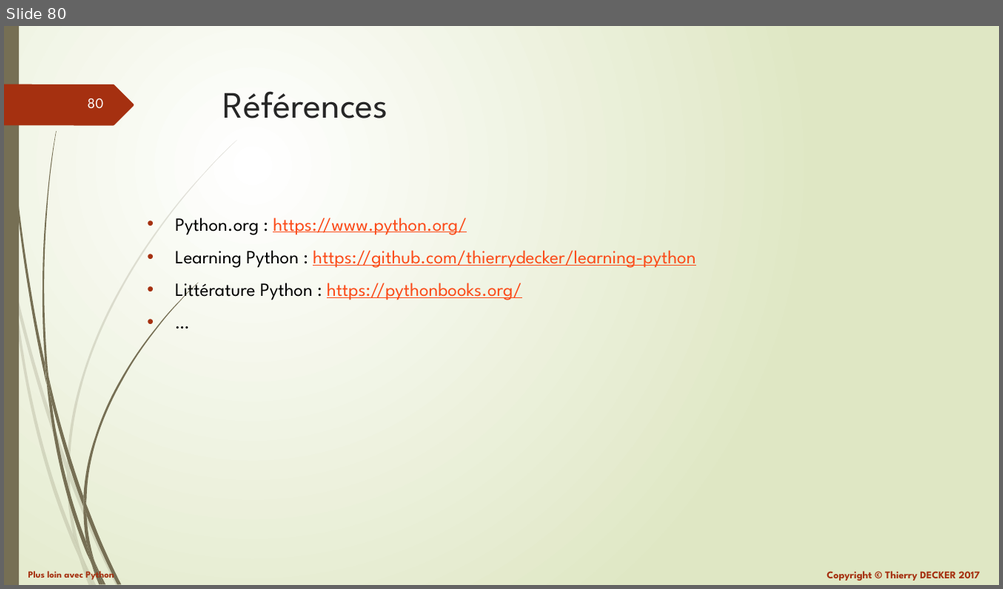
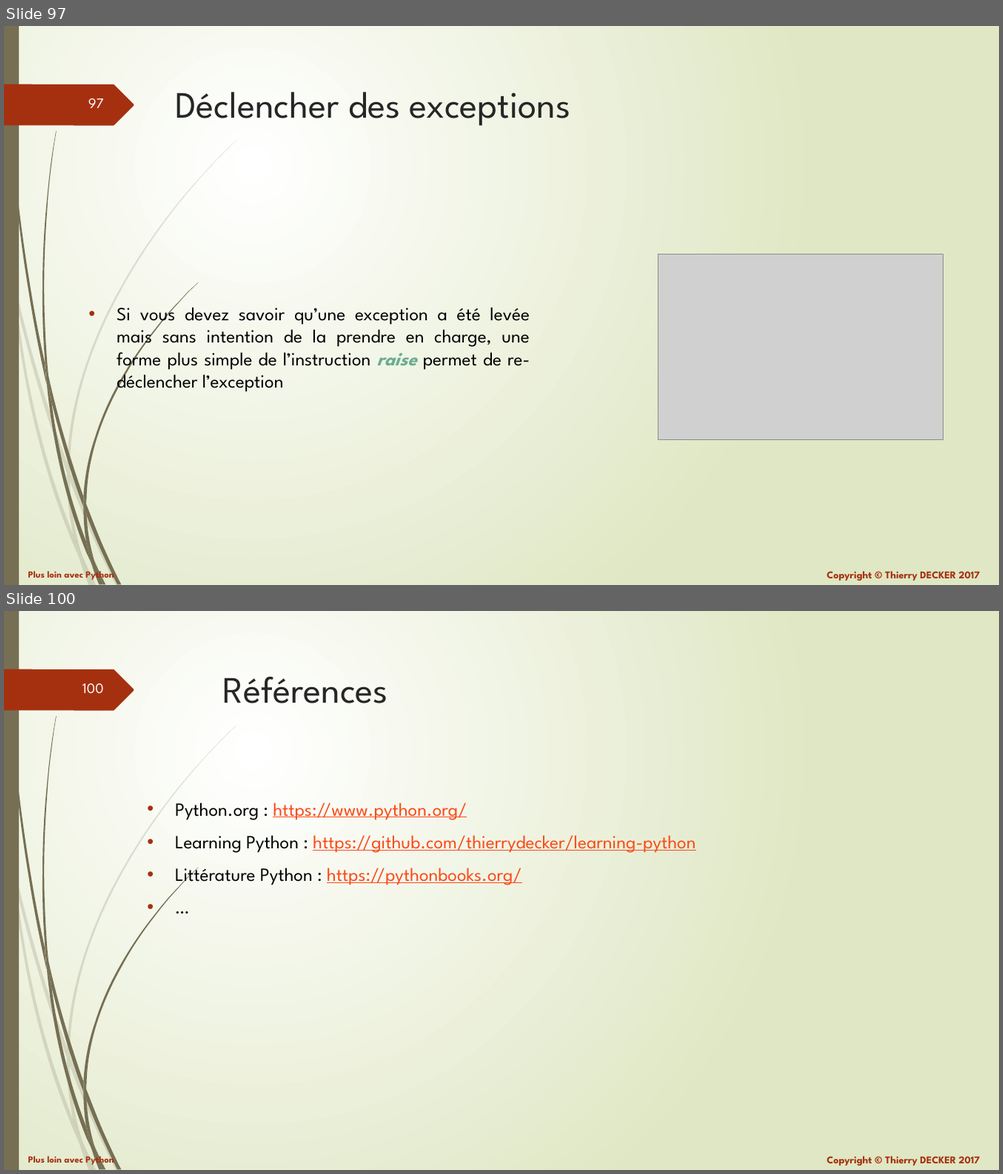
Before and after one commit to VikmanTheRacoon/learning-python, a slide deck: documentations/python-102.pptx. Shown one above the other, each under a label of ours: slide 80 before the commit, slides 97 and 100 after it; the slides between them are not shown. The pictures are 1003x589 and 1003x1174 pixels, drawn with LibreOffice and Linux fonts; fonts in the diff are those of the drawing; grey boxes stand for pictures. Boxes give left, top, right and bottom in pixels: in the first picture for what was removed or moved away, otherwise in the second. Text is boxed around its words. In the diff, an @@ line names an element or a change of style, - is before the commit and + after.

```diff
--- a/documentations/python-102.pptx
+++ b/documentations/python-102.pptx
@@ slide 97 added at (x1=4, y1=26, x2=999, y2=585), background gradient #FFFFFF to #DFE8C4; not listed: 27 template elements that a slide beside it also shows @@
@@ title added at (x1=175, y1=92, x2=571, y2=126), 36 pt, text #262626 @@
+Déclencher des exceptions
@@ picture added at (x1=658, y1=255, x2=942, y2=440) @@
@@ text added at (x1=116, y1=305, x2=529, y2=392), 18 pt, text #000000 @@
+• Si vous devez savoir qu’une exception a été levée mais sans intention de la prendre en charge, une forme plus simple de l’instruction raise permet de re-déclencher l’exception
@@ what was slide 80 is now slide 100 @@
@@ page number at (x1=82, y1=684, x2=104, y2=693): text changed @@
-80
+100
```
Also in this commit, not shown: 19 other slides added, 1 other file.
